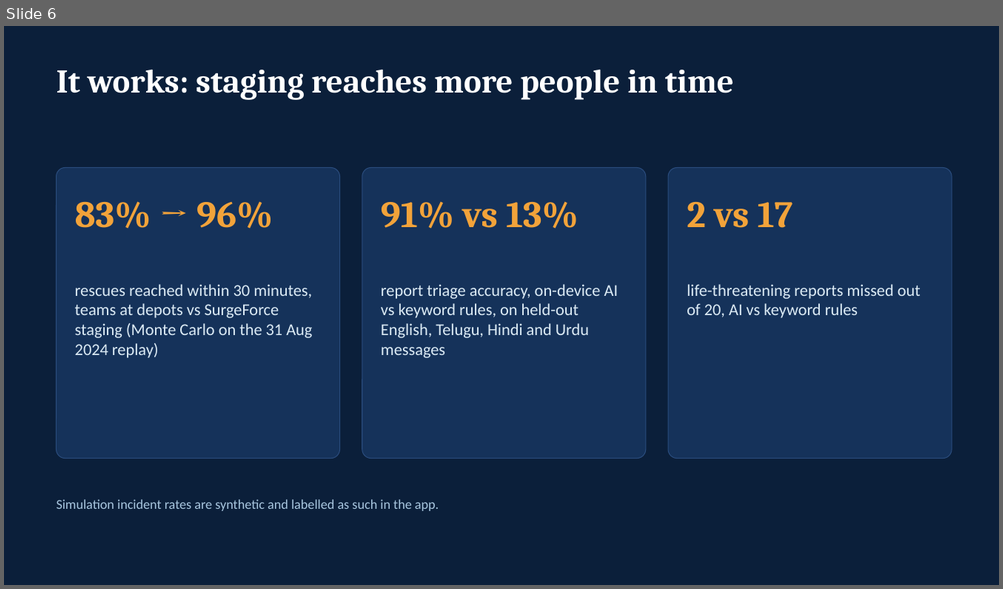
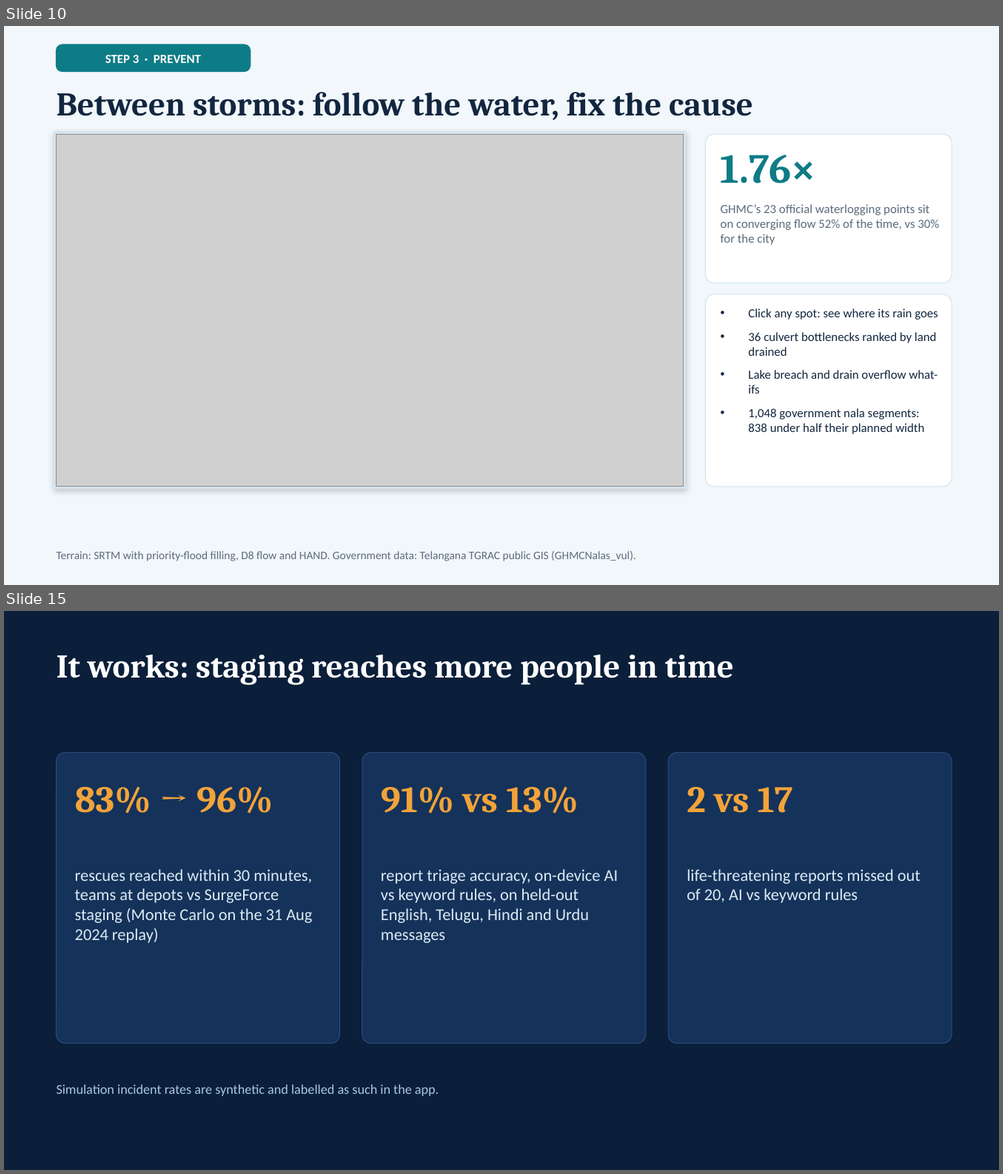
Before and after one commit to Rohanarekatla/CipherCop-2026, a slide deck: submission/3_Presentation/CipherCop2026_AI-vengers_Presentation.pptx. Shown one above the other, each under a label of ours: slide 6 before the commit, slides 10 and 15 after it; the slides between them are not shown. The pictures are 1003x589 and 1003x1174 pixels, drawn with LibreOffice and Linux fonts; fonts in the diff are those of the drawing; grey boxes stand for pictures. Boxes give left, top, right and bottom in pixels: in the first picture for what was removed or moved away, otherwise in the second. Text is boxed around its words. In the diff, an @@ line names an element or a change of style, - is before the commit and + after.

Commit message:
Deck: screenshots of every step, AI-NETRA evidence, water flow, camera AI and FireSight
19 slides. Adds scripts/deck/shots.mjs to retake the screenshots from the local app, draws the forecast-skill chart with shapes so it renders in every viewer, and replaces the Pages link with the local run command.

```diff
--- a/submission/3_Presentation/CipherCop2026_AI-vengers_Presentation.pptx
+++ b/submission/3_Presentation/CipherCop2026_AI-vengers_Presentation.pptx
@@ slide 10 added at (4,26,999,585), background #F2F7FB @@
@@ rounded rectangle added at (57,44,250,72), fill #0E7C86, outline #0E7C86 1 pt @@
@@ text added at (105,55,201,63), 12 pt, text #FFFFFF, bold @@
+STEP 3 · PREVENT
@@ text added at (57,92,753,120), 32 pt, text #12263F, bold @@
+Between storms: follow the water, fix the cause
@@ rectangle added at (54,132,686,489), fill #D5E3EE, outline #D5E3EE 1 pt @@
@@ picture added at (57,134,683,486) @@
@@ rounded rectangle added at (706,134,951,284), fill #FFFFFF, outline #D5E3EE 0.75 pt @@
@@ text added at (720,155,816,184), 40 pt, text #0E7C86, bold @@
+1.76×
@@ text added at (720,204,939,245), 12 pt, text #5B6B7D @@
+GHMC’s 23 official waterlogging points sit on converging flow 52% of the time, vs 30% for the city
@@ rounded rectangle added at (706,295,951,487), fill #FFFFFF, outline #D5E3EE 0.75 pt @@
@@ text added at (748,309,938,434), 12 pt, text #12263F @@
+• Click any spot: see where its rain goes
+• 36 culvert bottlenecks ranked by land drained
+• Lake breach and drain overflow what-ifs
+• 1,048 government nala segments: 838 under half their planned width
@@ text added at (57,551,636,562), 11 pt, text #5B6B7D @@
+Terrain: SRTM with priority-flood filling, D8 flow and HAND. Government data: Telangana TGRAC public GIS (GHMCNalas_vul).
@@ what was slide 6 is now slide 15 @@
```
Also in this commit, not shown: 8 slides changed, 6 other slides added, 35 other files.
